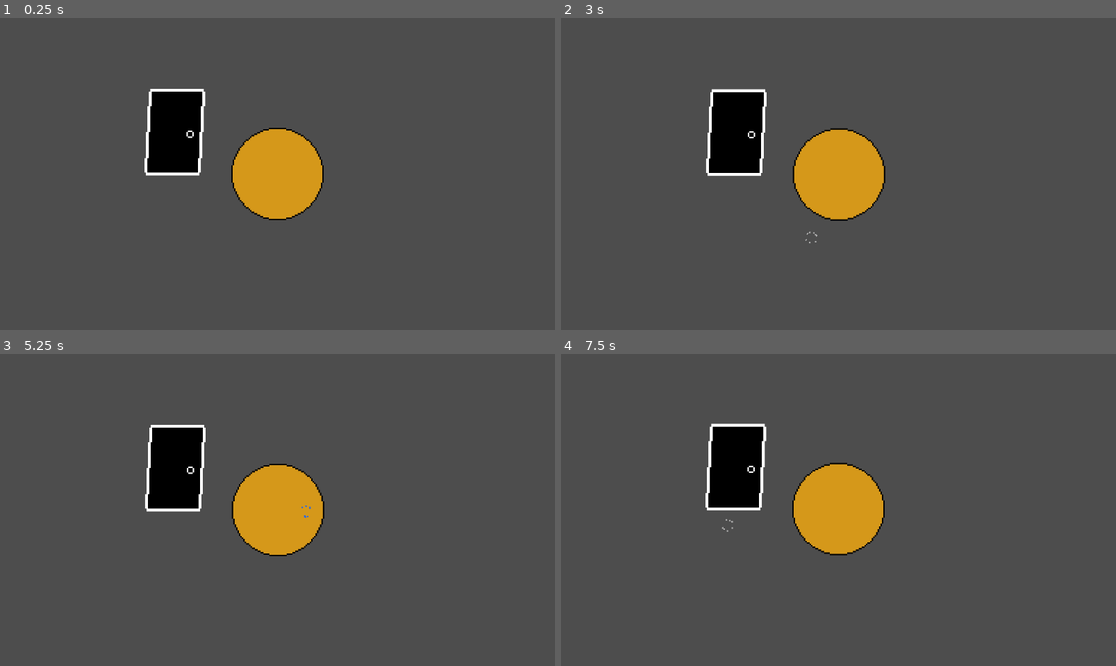
Above: before the commit, frames 1-4 (two rows, left to right).
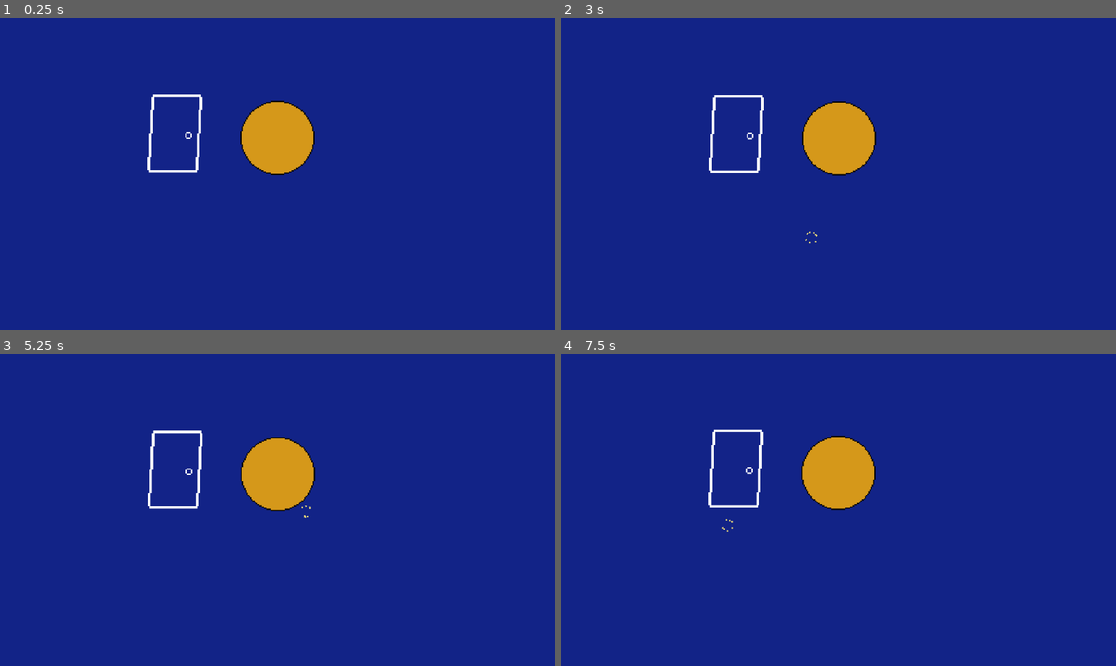
Above: after the commit, the same moments.

Repository: AysbergTr/gamejam-github
Game: Godot game, scene res://scenes/game.tscn
Same seed, same stepped clock (60 frames per second), same inputs: the game is played once before the commit and once after it.
Inputs (mouse positions are in pixels of both pictures, inside the frame that each line leads up to):
- Up to frame 1 (0.25 s): no input
- Up to frame 2 (3 s): tap Enter (ui_accept) at 0.5, 0.77, 1.52, 2, 2.75 s; move the mouse to (838, 174) at 0.52 s; hold Right (ui_right) 0.53-2.03 s; click (838, 174) at 0.67 s; move the mouse to (727, 189) at 1.27 s; move the mouse to (894, 105) at 2.02 s; hold Left (ui_left) 2.03-2.78 s; move the mouse to (810, 236) at 2.77 s; hold Right (ui_right) from 2.78 s (still down); click (810, 236) at 2.92 s
- Up to frame 3 (5.25 s): tap Enter (ui_accept) at 3.02, 3.5, 3.77, 4.25, 4.52, 5 s; move the mouse to (444, 556) at 3.52 s; move the mouse to (111, 463) at 4.27 s; release Right (ui_right) at 4.28 s; hold Left (ui_left) 4.28-5.03 s; move the mouse to (305, 510) at 5.02 s; hold Right (ui_right) from 5.03 s (still down); click (305, 510) at 5.17 s
- Up to frame 4 (7.5 s): move the mouse to (755, 432) at 5.77 s; release Right (ui_right) at 5.78 s; hold Left (ui_left) 5.78-7.28 s; tap Enter (ui_accept) at 6.02, 6.77 s; move the mouse to (960, 494) at 6.52 s; move the mouse to (727, 525) at 7.27 s; hold Right (ui_right) from 7.28 s (still down); click (727, 525) at 7.42 s

The runs differ from the first frame. In frame 1, 99% of the frame differs, in the area x 0-100%, y 0-100%; in frame 2, 99%; in frame 3, 99%; in frame 4, 99%.

Commit message:
some edits
-Changed the door color
-Added a temporary background

Diff:
--- a/scenes/game.gd
+++ b/scenes/game.gd
@@ -38,8 +38,11 @@
 	var viewport_tex = get_viewport().get_texture()
 	var img = viewport_tex.get_image()
 	var mouse_pos = get_viewport().get_mouse_position()
+
 	var color = img.get_pixel(mouse_pos.x, mouse_pos.y)
+	#inverse
 	var inverse = Color(1.0 - color.r, 1.0 - color.g, 1.0 - color.b, color.a)
+
 	return inverse
 
 func spawn_particle():
--- a/scenes/game.tscn
+++ b/scenes/game.tscn
@@ -3,7 +3,7 @@
 [ext_resource type="Script" uid="uid://b03ke3pjmjvfd" path="res://scenes/game.gd" id="1_iywne"]
 [ext_resource type="Texture2D" uid="uid://beb1jgo6pbulf" path="res://assets/PlainBiscuit.png" id="1_uwrxv"]
 [ext_resource type="Script" uid="uid://cve6wjgm3ulyn" path="res://scenes/biscuit_deneme.gd" id="3_lbhrr"]
-[ext_resource type="Texture2D" uid="uid://hl0y54rcbmxl" path="res://assets/Door.png" id="4_lbhrr"]
+[ext_resource type="Texture2D" uid="uid://dlc0hucnvfwjk" path="res://assets/door (1).png" id="4_lbhrr"]
 
 [sub_resource type="CircleShape2D" id="CircleShape2D_lnu2h"]
 
@@ -11,21 +11,29 @@
 script = ExtResource("1_iywne")
 RANDOM_SHAKE_STRENGTH = 1.0
 
+[node name="Polygon2D" type="Polygon2D" parent="."]
+position = Vector2(-236, -126)
+color = Color(0.0745098, 0.137255, 0.533333, 1)
+polygon = PackedVector2Array(0, 0, 0, 250, 500, 250, 500, 0)
+
 [node name="Area2D" type="Area2D" parent="."]
+position = Vector2(0, -25)
+scale = Vector2(0.8, 0.8)
 script = ExtResource("3_lbhrr")
-
-[node name="PlainBiscuit" type="Sprite2D" parent="Area2D"]
-texture = ExtResource("1_uwrxv")
 
 [node name="CollisionShape2D" type="CollisionShape2D" parent="Area2D"]
 scale = Vector2(3.22, 3.22)
 shape = SubResource("CircleShape2D_lnu2h")
 
+[node name="PlainBiscuit" type="Sprite2D" parent="Area2D"]
+texture = ExtResource("1_uwrxv")
+
 [node name="Camera2D" type="Camera2D" parent="."]
 zoom = Vector2(3, 3)
 
-[node name="Door" type="Sprite2D" parent="."]
-position = Vector2(-60, -31)
+[node name="Door(1)" type="Sprite2D" parent="."]
+position = Vector2(-71, -28)
+scale = Vector2(0.9, 0.9)
 texture = ExtResource("4_lbhrr")
 
 [connection signal="mouse_entered" from="Area2D" to="Area2D" method="_on_mouse_entered"]
Binary file added: assets/door (1).png
Not shown, added: assets/door (1).png.import
